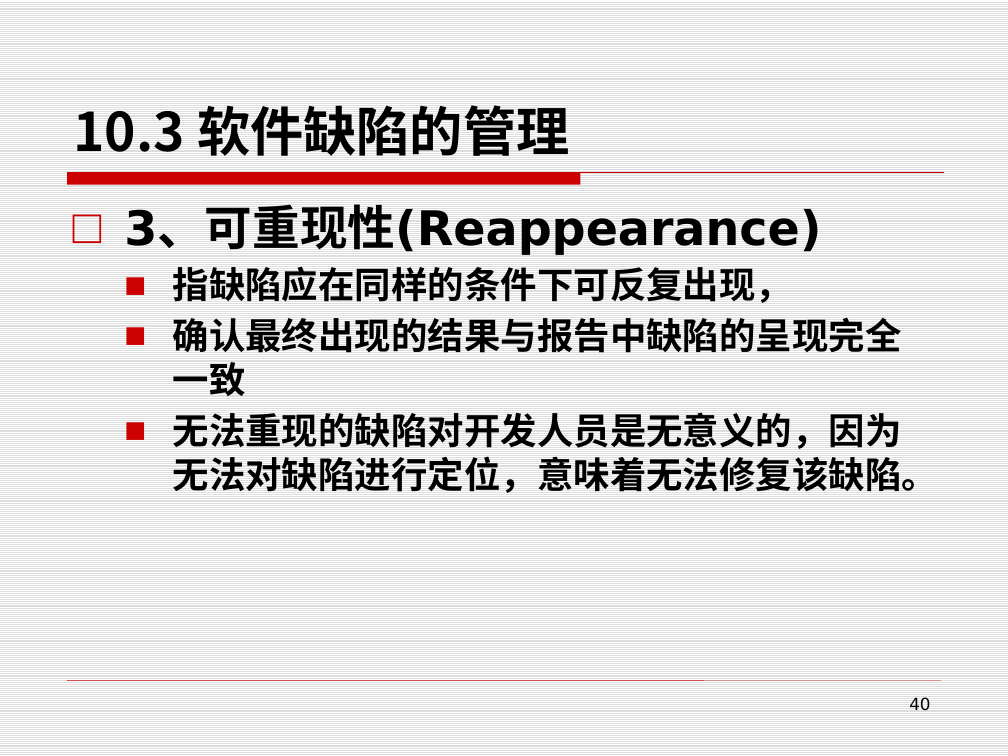
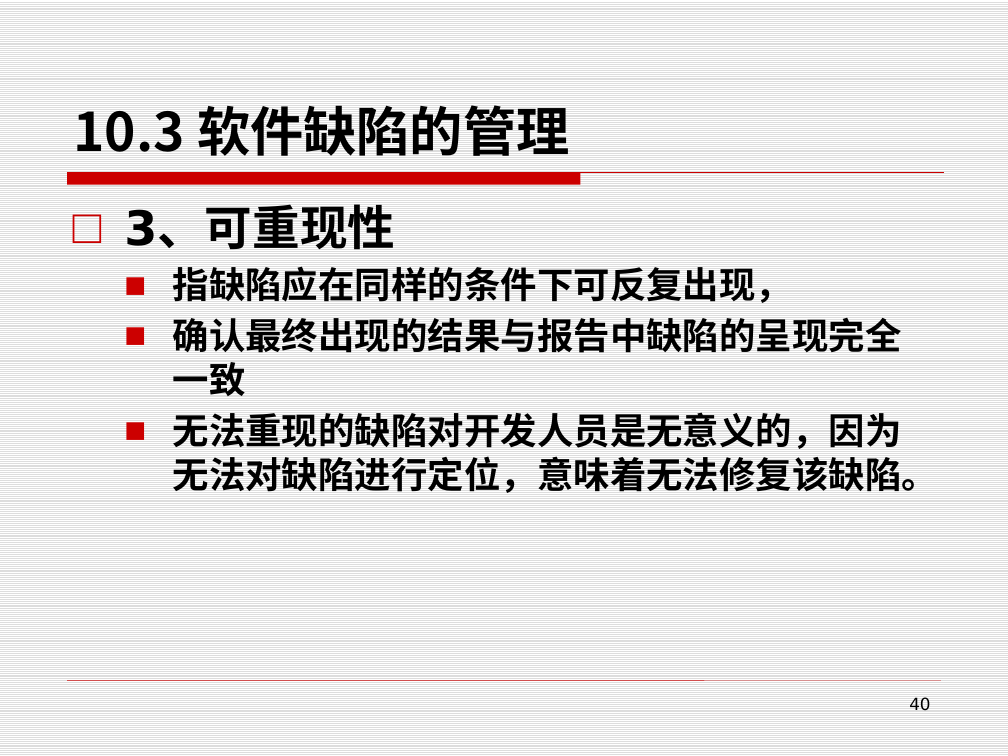
Before and after one commit to edu2act/course-foundation-software-tesing, a slide deck: slide 40 of PPT/第三部分 软件测试应用/10.2 测试过程管理.pptx. Drawn at 1008x756 pixels with LibreOffice and Linux fonts; fonts in the diff are those of the drawing. Boxes give left, top, right and bottom in pixels: in the first picture for what was removed or moved away, otherwise in the second. Text is boxed around its words. In the diff, an @@ line names an element or a change of style, - is before the commit and + after.

```diff
--- a/PPT/第三部分 软件测试应用/10.2 测试过程管理.pptx
+++ b/PPT/第三部分 软件测试应用/10.2 测试过程管理.pptx
@@ text at [124, 207, 395, 250]: text changed @@
-□ 3、可重现性(Reappearance)
+□ 3、可重现性
```
Also in this commit, not shown: 17 other slides changed, 7 other files.
